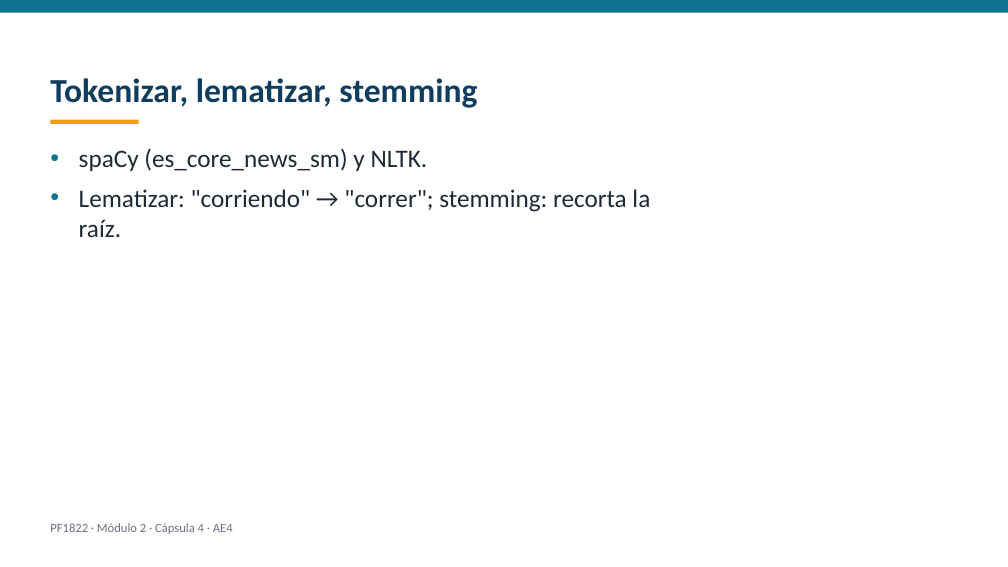
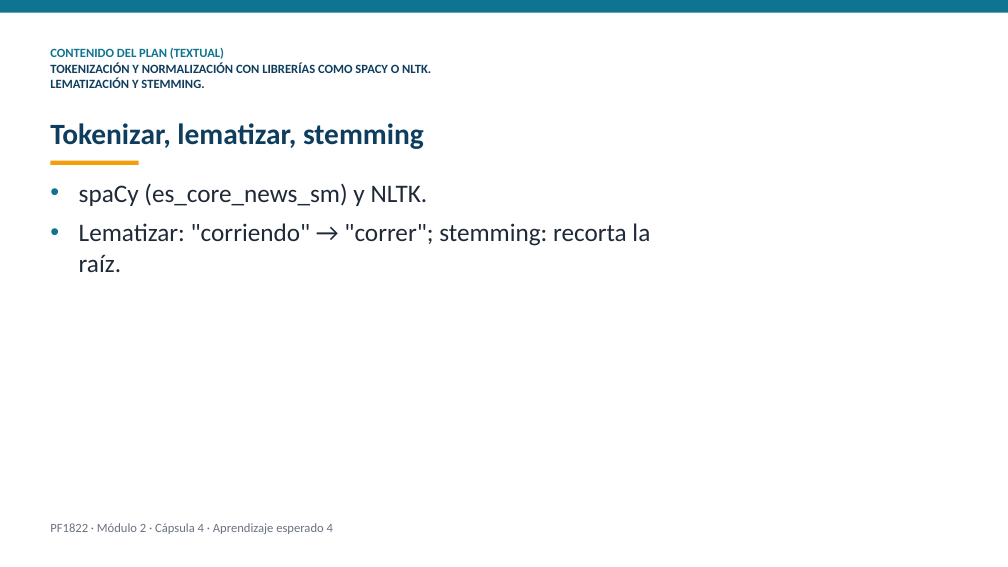
Before and after one commit to dojedacifuentes/naty.proyecto01, a slide deck: slide 6 of modulo-2/PF1822-desarrollo-con-ia/produccion/videos/AE4-capsula.pptx (slide 5 before the commit). Drawn at 1008x567 pixels with LibreOffice and Linux fonts; fonts in the diff are those of the drawing. Boxes give left, top, right and bottom in pixels: in the first picture for what was removed or moved away, otherwise in the second. Text is boxed around its words. In the diff, an @@ line names an element or a change of style, - is before the commit and + after.

Commit message:
checkpoint: 2026-09-25 videocapsulas textuales del plan para el revisor

```diff
--- a/modulo-2/PF1822-desarrollo-con-ia/produccion/videos/AE4-capsula.pptx
+++ b/modulo-2/PF1822-desarrollo-con-ia/produccion/videos/AE4-capsula.pptx
@@ text added at bbox=[50, 48, 431, 88], 12 pt, text #0F3D5E, bold @@
+CONTENIDO DEL PLAN (TEXTUAL)
+TOKENIZACIÓN Y NORMALIZACIÓN CON LIBRERÍAS COMO SPACY O NLTK.
+LEMATIZACIÓN Y STEMMING.
@@ text "Tokenizar, lematizar, stemming": place and size @@
-text "Tokenizar, lematizar, stemming" at bbox=[50, 78, 477, 108]
+text "Tokenizar, lematizar, stemming" at bbox=[50, 123, 424, 149]
@@ text "Tokenizar, lematizar, stemming" at bbox=[50, 123, 424, 149]: size 32 to 28 pt @@
@@ text "spaCy (es_core_news_sm) y NLTK.": place and size @@
-text "spaCy (es_core_news_sm) y NLTK." at bbox=[79, 148, 650, 237]
+text "spaCy (es_core_news_sm) y NLTK." at bbox=[79, 183, 650, 272]
@@ rectangle: place and size @@
-rectangle at bbox=[51, 119, 139, 124]
+rectangle at bbox=[51, 160, 139, 165]
@@ text at bbox=[50, 523, 333, 534]: text changed @@
-PF1822 · Módulo 2 · Cápsula 4 · AE4
+PF1822 · Módulo 2 · Cápsula 4 · Aprendizaje esperado 4
```
Also in this commit, not shown: 9 other slides changed, 1 slide added, 37 other files.
